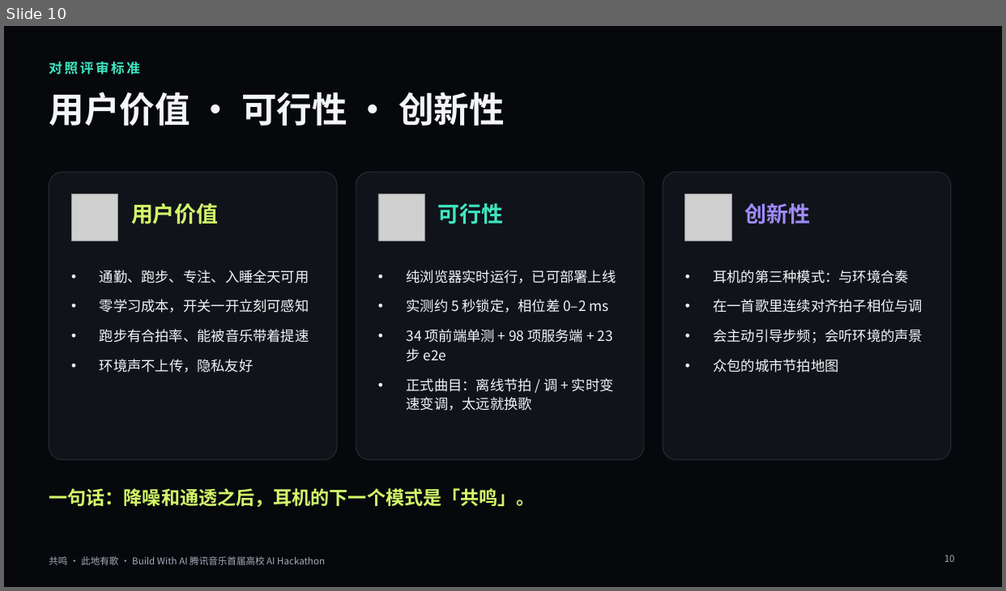
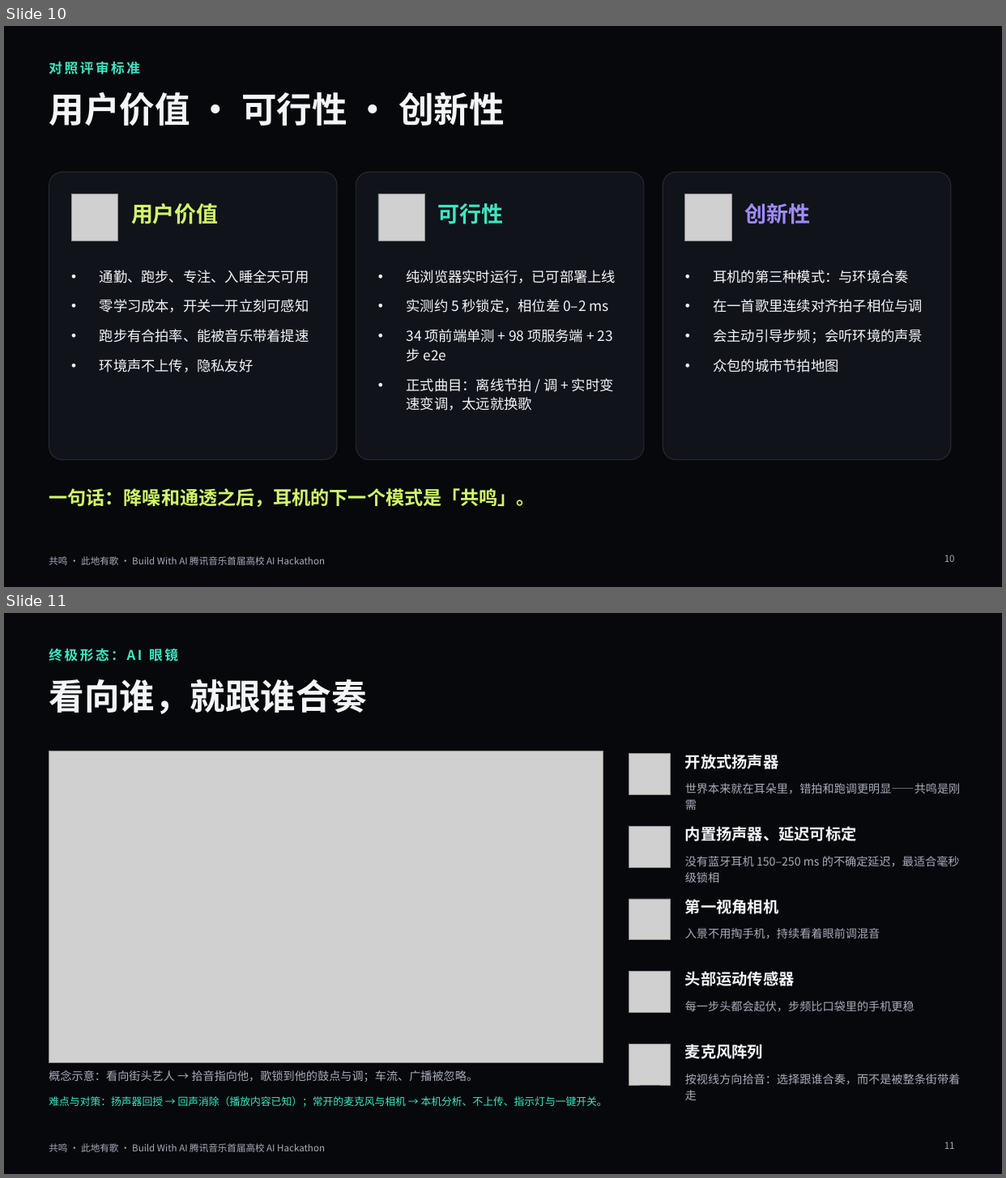
Before and after one commit to QHY8IV/MusicHere, a slide deck: pitch/共鸣-路演.pptx. Shown one above the other, each under a label of ours: slide 10 before the commit, slides 10 and 11 after it. The pictures are 1006x591 and 1006x1178 pixels, drawn with LibreOffice and Linux fonts; fonts in the diff are those of the drawing; grey boxes stand for pictures; background and template pictures are left out. Boxes give left, top, right and bottom in pixels: in the first picture for what was removed or moved away, otherwise in the second. Text is boxed around its words. In the diff, an @@ line names an element or a change of style, - is before the commit and + after.

```diff
--- a/pitch/共鸣-路演.pptx
+++ b/pitch/共鸣-路演.pptx
@@ slide 11 added at (4, 613, 1002, 1174), background picture (left out); not listed: 1 template element that a slide beside it also shows @@
@@ text added at (49, 648, 178, 662), 13 pt, text #3EE6C1, bold @@
+终极形态：AI 眼镜
@@ title added at (49, 679, 366, 714), 34 pt, text #F4F5F7, bold @@
+看向谁，就跟谁合奏
@@ picture added at (49, 752, 603, 1063) @@
@@ picture added at (629, 754, 671, 795) @@
@@ text added at (685, 754, 778, 769), 15 pt, text #F4F5F7, bold @@
+开放式扬声器
@@ text added at (685, 783, 960, 810), 11 pt, text #A7ACB9 @@
+世界本来就在耳朵里，错拍和跑调更明显——共鸣是刚需
@@ picture added at (629, 826, 671, 867) @@
@@ text added at (685, 826, 857, 841), 15 pt, text #F4F5F7, bold @@
+内置扬声器、延迟可标定
@@ text added at (685, 856, 960, 883), 11 pt, text #A7ACB9 @@
+没有蓝牙耳机 150–250 ms 的不确定延迟，最适合毫秒级锁相
@@ picture added at (629, 899, 671, 940) @@
@@ text added at (685, 899, 778, 914), 15 pt, text #F4F5F7, bold @@
+第一视角相机
@@ text added at (685, 928, 880, 939), 11 pt, text #A7ACB9 @@
+入景不用掏手机，持续看着眼前调混音
@@ picture added at (629, 972, 671, 1013) @@
@@ text added at (685, 971, 795, 986), 15 pt, text #F4F5F7, bold @@
+头部运动传感器
@@ text added at (685, 1001, 914, 1012), 11 pt, text #A7ACB9 @@
+每一步头都会起伏，步频比口袋里的手机更稳
@@ picture added at (629, 1044, 671, 1085) @@
@@ text added at (685, 1044, 763, 1059), 15 pt, text #F4F5F7, bold @@
+麦克风阵列
@@ text added at (49, 1071, 479, 1082), 11 pt, text #A7ACB9 @@
+概念示意：看向街头艺人 → 拾音指向他，歌锁到他的鼓点与调；车流、广播被忽略。
@@ text added at (685, 1074, 960, 1101), 11 pt, text #A7ACB9 @@
+按视线方向拾音：选择跟谁合奏，而不是被整条街带着走
@@ text added at (49, 1097, 607, 1107), 10 pt, text #3EE6C1 @@
+难点与对策：扬声器回授 → 回声消除（播放内容已知）；常开的麦克风与相机 → 本机分析、不上传、指示灯与一键开关。
@@ page number added at (944, 1142, 955, 1149), 9 pt, text #A7ACB9 @@
+11
```
Also in this commit, not shown: 1 slide changed, 5 other files.
